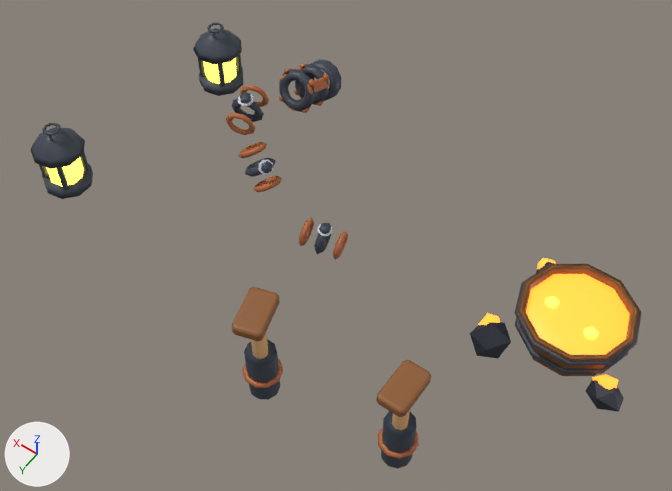
Before and after pictures for a commit that changed the FBX model store-assets/buildings/LavaPump/fbx/LavaPump_T1_Upgrades.fbx.
Both versions are drawn from a camera (50 mm lens) standing at (-4.32, 4.59, 9.36) and looking at (-0.58, -0.65, 1.13). The axes (+X, +Y, +Z) are drawn at lower left. The lights are the same throughout. The picture after the commit comes second.

The first picture shows 'LavaPumpT1U1Clamps', 'LavaPumpT1U1Reinforce', 'LavaPumpT1U2Lamp1', 'LavaPumpT1U2Lamp2', 'LavaPumpT1U3Piston1', 'LavaPumpT1U3Piston2', 'LavaPumpT1U5Fountain', 'LavaPumpT1U5FountainGlow', 'LavaPumpT1U5GlowRocks', 'LavaPumpT1U5GlowRocksGlow' and 2 more.
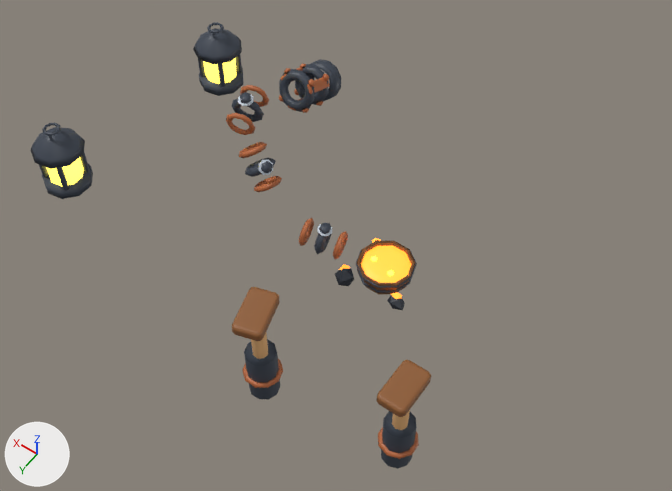
The newer file is also rescaled (x0.502), turned or shifted as a whole; pictures and numbers use the older file's frame.

Where the change shows, as pixel boxes (x1, y1, x2, y2) in the pictures (672 x 491 px):
'LavaPumpT1U5FountainGlow', moved, rescaled (51% narrower, 54% shorter): before (526, 274, 630, 355); after (361, 246, 411, 283)
'LavaPumpT1U5Fountain', moved, rescaled (51% narrower, 52% shorter): before (515, 264, 641, 376); after (356, 241, 417, 294)
'LavaPumpT1U5GlowRocks', moved, rescaled (54% narrower, 53% shorter): before (470, 262, 624, 412); after (335, 240, 405, 310)
'LavaPumpT1U5GlowRocksGlow', moved, rescaled (55% narrower, 53% shorter): before (478, 258, 618, 390); after (339, 238, 402, 299)

What the commit changed:
Object 'LavaPumpT1U5GlowRocks' (ob_lavapumpt1u5glowrocks) moves from (0.0, 0.0, 0.0) to (0.6, -0.22, 0.28).
Object 'LavaPumpT1U5GlowRocks' (ob_lavapumpt1u5glowrocks) is rescaled from (1.0, 1.0, 1.0) to (0.498, 0.498, 0.498).
Object 'LavaPumpT1U5GlowRocksGlow' (ob_lavapumpt1u5glowrocksglow) moves from (0.0, 0.0, 0.0) to (0.6, -0.22, 0.28).
Object 'LavaPumpT1U5GlowRocksGlow' (ob_lavapumpt1u5glowrocksglow) is rescaled from (1.0, 1.0, 1.0) to (0.498, 0.498, 0.498).
Object 'LavaPumpT1U5Fountain' (ob_lavapumpt1u5fountain) moves from (0.0, 0.0, 0.0) to (0.6, -0.22, 0.28).
Object 'LavaPumpT1U5Fountain' (ob_lavapumpt1u5fountain) is rescaled from (1.0, 1.0, 1.0) to (0.498, 0.498, 0.498).
Object 'LavaPumpT1U5FountainGlow' (ob_lavapumpt1u5fountainglow) moves from (0.0, 0.0, 0.0) to (0.6, -0.22, 0.28).
Object 'LavaPumpT1U5FountainGlow' (ob_lavapumpt1u5fountainglow) is rescaled from (1.0, 1.0, 1.0) to (0.498, 0.498, 0.498).
